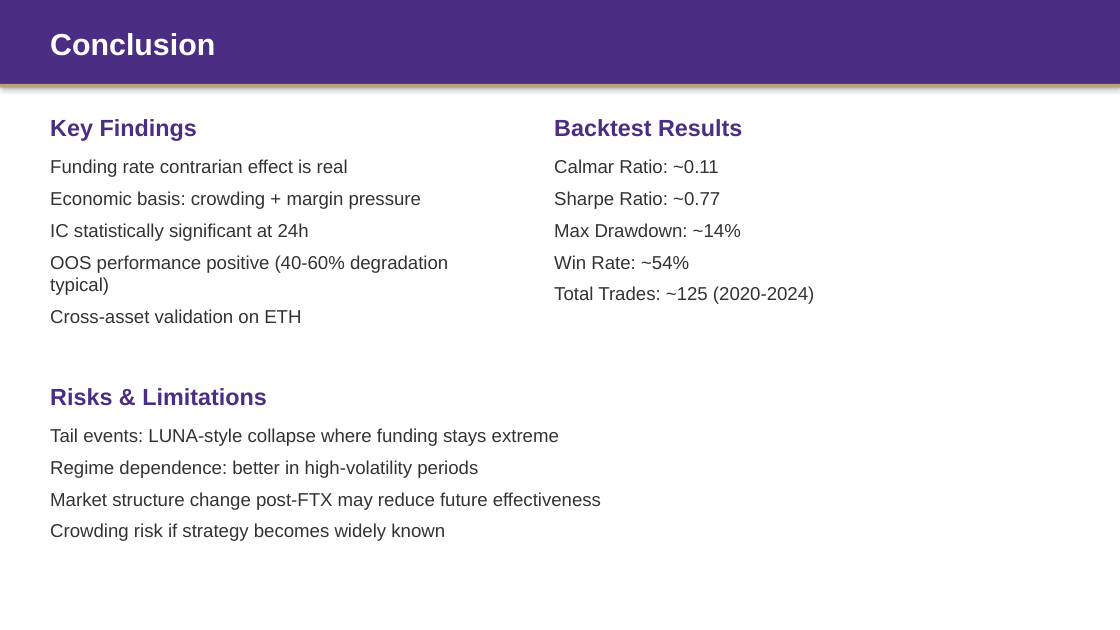
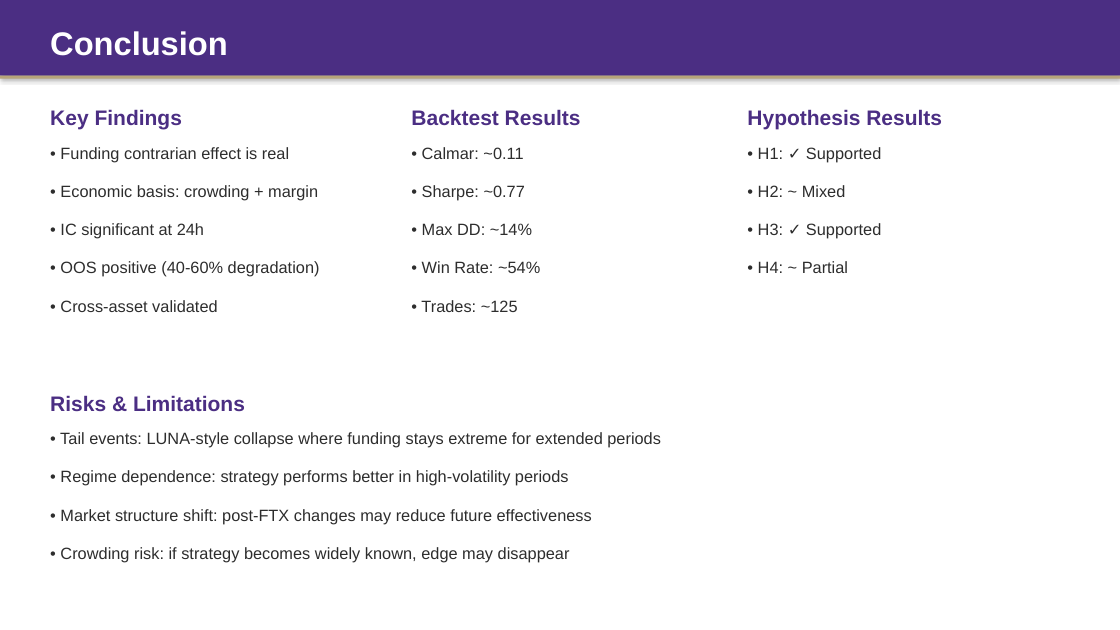
Before and after one commit to Tyche1107/Strategy-project, a slide deck: slide 14 of CFRM522_Presentation.pptx. Drawn at 1120x630 pixels with LibreOffice and Linux fonts; fonts in the diff are those of the drawing. Boxes give left, top, right and bottom in pixels: in the first picture for what was removed or moved away, otherwise in the second. Text is boxed around its words. In the diff, an @@ line names an element or a change of style, - is before the commit and + after.

```diff
--- a/CFRM522_Presentation.pptx
+++ b/CFRM522_Presentation.pptx
@@ rectangle resized from (x1=0, y1=0, x2=1120, y2=84) to (x1=0, y1=0, x2=1120, y2=76) @@
@@ text "Conclusion" at (x1=50, y1=31, x2=228, y2=56): size 26 to 28 pt @@
@@ rectangle moved from (x1=0, y1=84, x2=1120, y2=87) to (x1=0, y1=76, x2=1120, y2=79) @@
@@ text "Key Findings" moved from (x1=50, y1=119, x2=197, y2=141) to (x1=50, y1=109, x2=182, y2=130) @@
@@ text "Backtest Results" moved from (x1=554, y1=119, x2=742, y2=137) to (x1=411, y1=109, x2=581, y2=126) @@
@@ text added at (x1=747, y1=109, x2=942, y2=130), 18 pt, text #4B2E83, bold @@
+Hypothesis Results
@@ text at (x1=60, y1=147, x2=320, y2=312): text changed; size 16 to 14 pt; text colour #333333 to #2D2D2D @@
-Funding rate contrarian effect is real
-Economic basis: crowding + margin pressure
-IC statistically significant at 24h
-OOS performance positive (40-60% degradation typical)
-Cross-asset validation on ETH
+• Funding contrarian effect is real
+• Economic basis: crowding + margin
+• IC significant at 24h
+• OOS positive (40-60% degradation)
+• Cross-asset validated
@@ text at (x1=421, y1=147, x2=540, y2=312): text changed; size 16 to 14 pt; text colour #333333 to #2D2D2D @@
-Calmar Ratio: ~0.11
-Sharpe Ratio: ~0.77
-Max Drawdown: ~14%
-Win Rate: ~54%
-Total Trades: ~125 (2020-2024)
+• Calmar: ~0.11
+• Sharpe: ~0.77
+• Max DD: ~14%
+• Win Rate: ~54%
+• Trades: ~125
@@ text added at (x1=758, y1=147, x2=881, y2=273), 14 pt, text #2D2D2D @@
+• H1: ✓ Supported
+• H2: ~ Mixed
+• H3: ✓ Supported
+• H4: ~ Partial
@@ size 20 to 18 pt in 3 elements at (x1=50, y1=109, x2=182, y2=130), (x1=411, y1=109, x2=581, y2=126), (x1=50, y1=395, x2=245, y2=411) @@
@@ text "Risks & Limitations" moved from (x1=50, y1=388, x2=267, y2=406) to (x1=50, y1=395, x2=245, y2=411) @@
@@ text at (x1=60, y1=432, x2=661, y2=563): text changed; size 16 to 14 pt; text colour #333333 to #2D2D2D @@
-Tail events: LUNA-style collapse where funding stays extreme
-Regime dependence: better in high-volatility periods
-Market structure change post-FTX may reduce future effectiveness
-Crowding risk if strategy becomes widely known
+• Tail events: LUNA-style collapse where funding stays extreme for extended periods
+• Regime dependence: strategy performs better in high-volatility periods
+• Market structure shift: post-FTX changes may reduce future effectiveness
+• Crowding risk: if strategy becomes widely known, edge may disappear
```
Also in this commit, not shown: 14 other slides changed, 3 other files.
